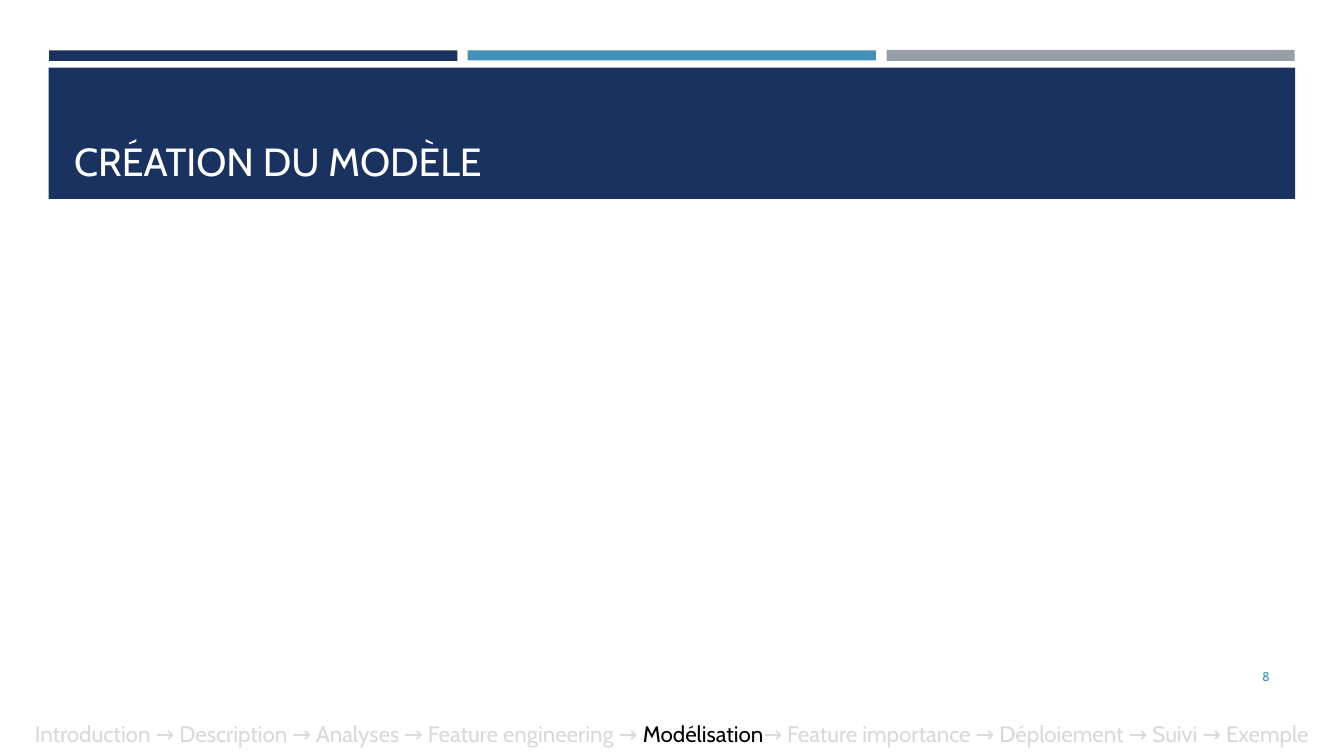
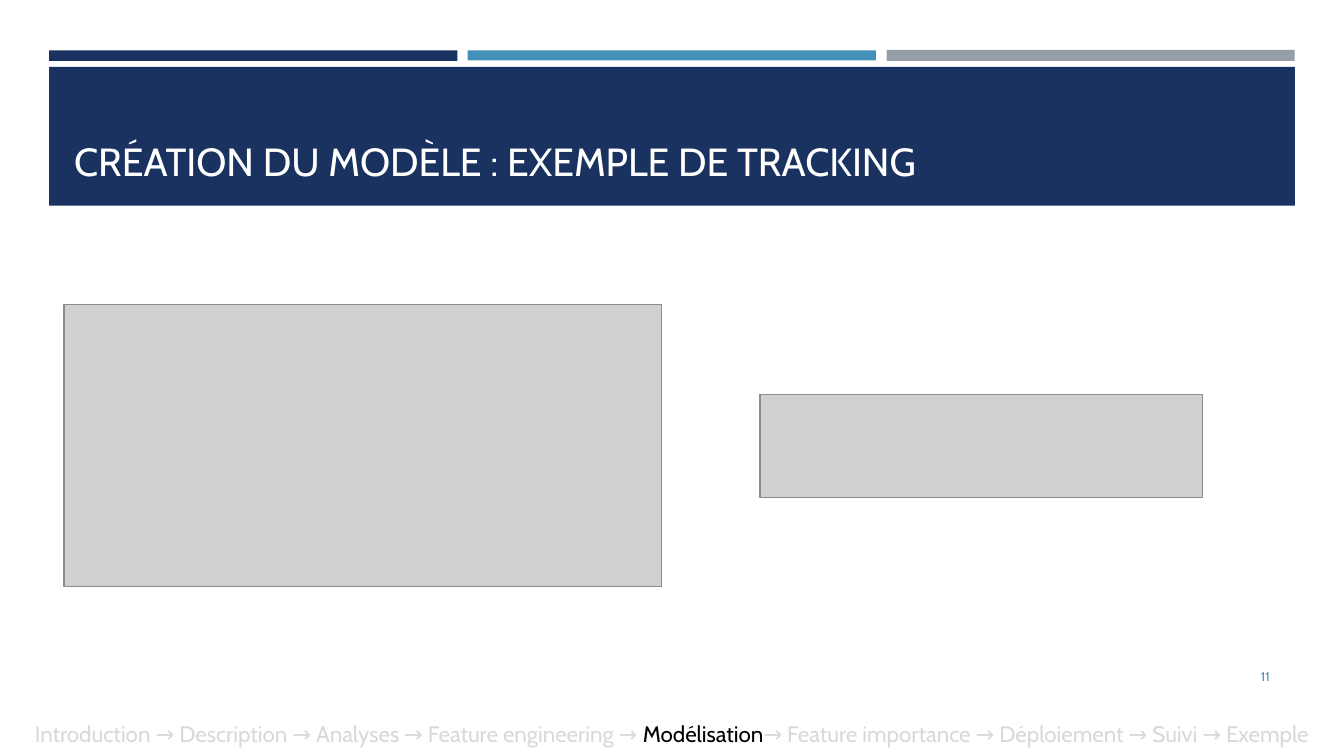
Before and after one commit to ludovicchmz/OpenClassrooms-DataScientist-Projet7, a slide deck: slide 11 of Chaumaz_Ludovic_6_presentation_102025.pptx (slide 8 before the commit). Drawn at 1344x756 pixels with LibreOffice and Linux fonts; fonts in the diff are those of the drawing; grey boxes stand for pictures. Boxes give left, top, right and bottom in pixels: in the first picture for what was removed or moved away, otherwise in the second. Text is boxed around its words. In the diff, an @@ line names an element or a change of style, - is before the commit and + after.

```diff
--- a/Chaumaz_Ludovic_6_presentation_102025.pptx
+++ b/Chaumaz_Ludovic_6_presentation_102025.pptx
@@ rectangle: place and size @@
-rectangle at (48,68,1296,199)
+rectangle at (49,67,1296,206)
@@ title at (74,143,916,177): text changed @@
-CRÉATION DU MODÈLE
+CRÉATION DU MODÈLE : EXEMPLE DE TRACKING
@@ picture added at (65,304,662,587) @@
@@ picture added at (760,394,1203,497) @@
@@ page number at (1261,672,1270,681): text changed @@
-8
+11
```
Also in this commit, not shown: 1 other slide changed, 11 slides added, 4 other files.
